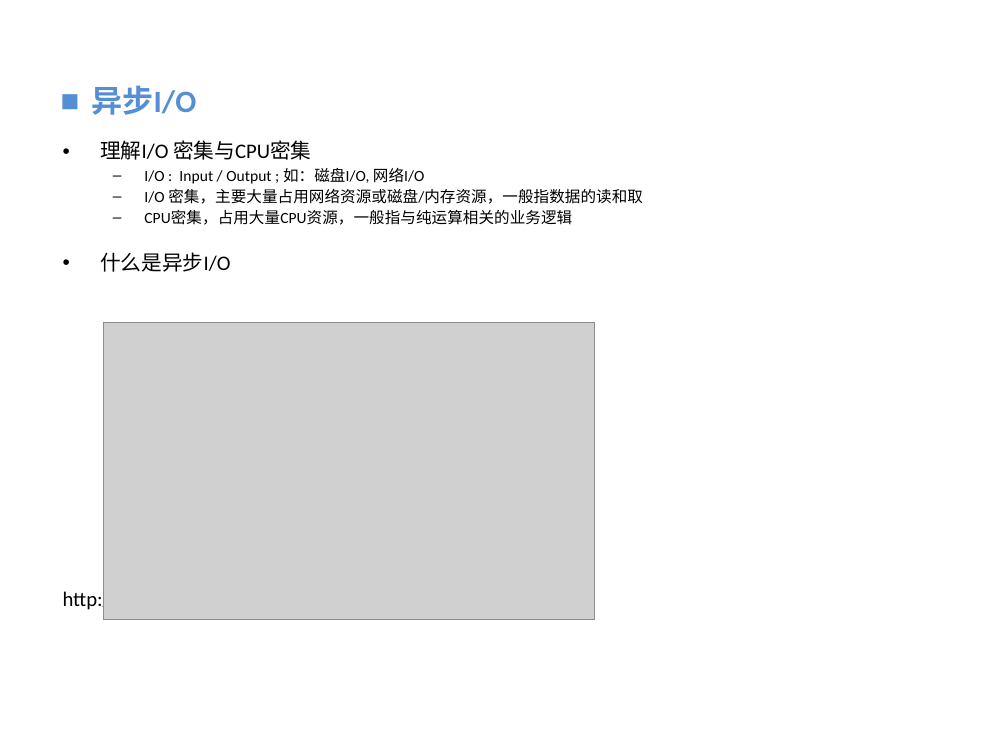
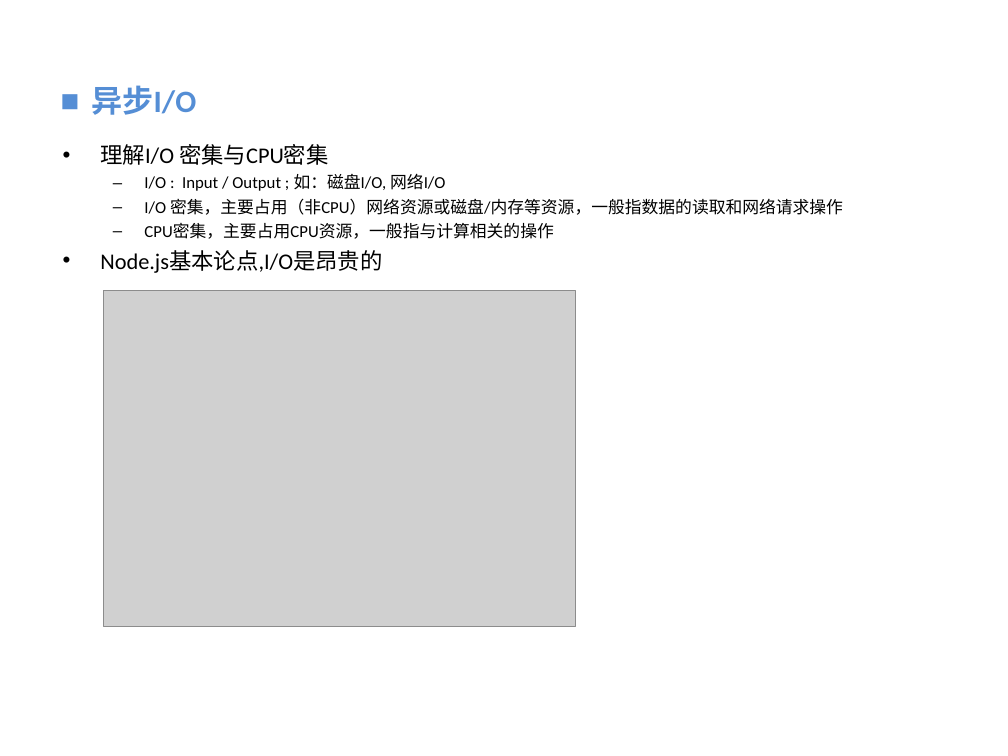
Before and after one commit to vaik/Documents, a slide deck: slide 20 of 我的分享/NodeJS基础概念理解.ppt. Drawn at 1008x756 pixels with LibreOffice and Linux fonts; fonts in the diff are those of the drawing; grey boxes stand for pictures; background and template pictures are left out. Boxes give left, top, right and bottom in pixels: in the first picture for what was removed or moved away, otherwise in the second. Text is boxed around its words. In the diff, an @@ line names an element or a change of style, - is before the commit and + after.

```diff
--- a/我的分享/NodeJS基础概念理解.ppt
+++ b/我的分享/NodeJS基础概念理解.ppt
@@ text at (100,144,445,191): size 14.8 to 16 pt in "理解I/O 密集与CPU密集"; size 11.1 to 12 pt in "I/O : Input / Output ; 如：磁盘I/O, ..."; line spacing 0.9 to 1 @@
@@ text at (100,198,843,273): text changed; size 11.1 to 12 pt @@
-  – I/O 密集，主要大量占用网络资源或磁盘/内存资源，一般指数据的读和取
-  – CPU密集，占用大量CPU资源，一般指与纯运算相关的业务逻辑
-• 什么是异步I/O
-http://www.ruanyifeng.com/blog/2013/10/event_loop.html
+  – I/O 密集，主要占用（非CPU）网络资源或磁盘/内存等资源，一般指数据的读取和网络请求操作
+  – CPU密集，主要占用CPU资源，一般指与计算相关的操作
+• Node.js基本论点,I/O是昂贵的
@@ picture: place and size @@
-picture at (103,323,595,620)
+picture at (103,290,576,626)
```
Also in this commit, not shown: 3 other slides changed, 2 slides added, 1 slide removed.
